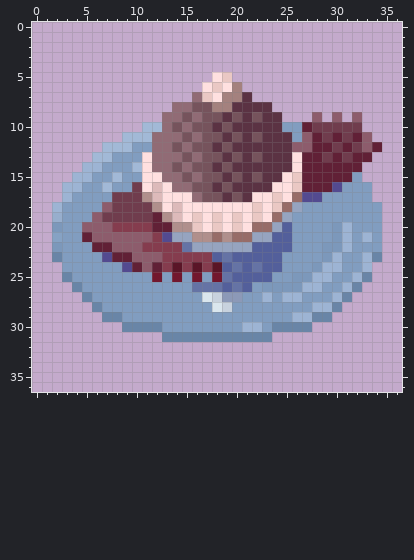
One commit to this pixel-art sprite: images/melt.png. Above, as it was before the edit.
The file is 37x37 pixels. Colours within 5 levels of each other are drawn and written as one.
After:
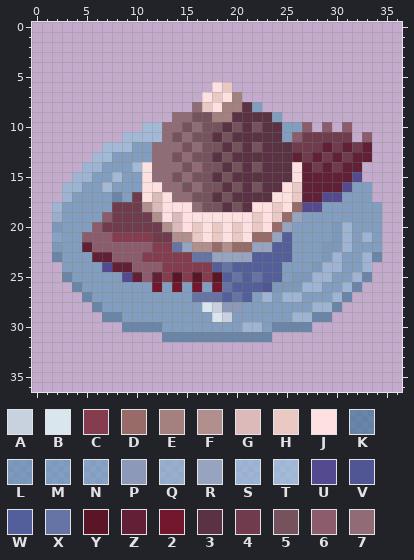
Palette (. is transparent): A #c8d2de  B #dae6ee  C #853c4e  D #976c68  E #a4817e  F #b08f8c  G #ddbaba  H #eac8c4  J #ffe0e0  K #4d799bc3  L #6693b6c3  M #6c99bcc3  N #739fc1c3  P #8c99b8  Q #89afcdc3  R #96a4c0  S #91b7d6c3  T #98bedbc3  U #534a90  V #4f5693  W #535f9b  X #6573a5  Y #5a1527  Z #612036  2 #72172e  3 #5b3243  4 #703c4d  5 #76535c  6 #8d5c6c  7 #916b75
Edits made:
Changed rows in their new state; - is an unchanged pixel.
first column x 5:
 5 -------------..---------------
 6 ------------.JH.--------------
 7 -----------.JHJ-.-------------
 8 ---------..7HJ-E-M.-----------
 9 --------.-75-EE3-3-M---.-.-.--
10 ---------757-535-5----6.6.6.--
11 -------T-575-353-3--M644-4-.--
12 ---------757-535-5---444----Z.
13 ------M--575-353-3---Z4-------
14 ---------757-535-5-----4-4----
15 -------7-575-353-3--3J-----U--
16 -----M-J7-57-535-5-3-----ZU---
17 ---KM-J--775-353-33J-HZZUU----
18 --M---FG-J-755353J--JDUU------
19 -M6----FJ--J-J-J---HDR--------
20 M-444444FGJ------HJDR---------
21 6--CCCC44FFHJHJHJDDR----------
22 Z66---6--XRFFDFDDRR-----------
23 -ZZ66-CC---XXRRRR---W---------
24 --UZZ6-6-C-C-WXW-W------------
25 ----UZ6ZCYCYCYWX-X-W----------
26 -------2-2-2M2XW-WV-----------
27 -----------XXXWXW-------------
28 ------------BAPP--------------
29 -------------BA---------------
